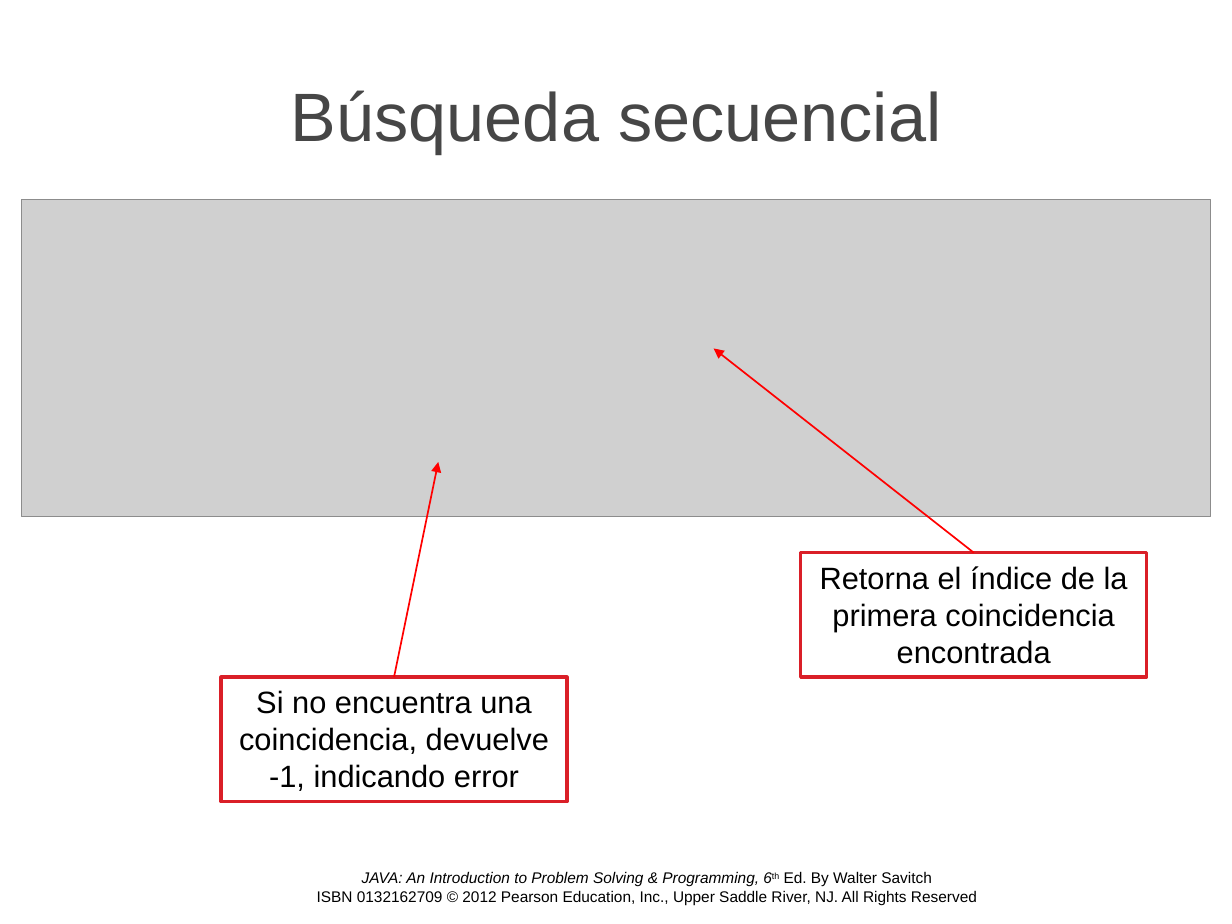
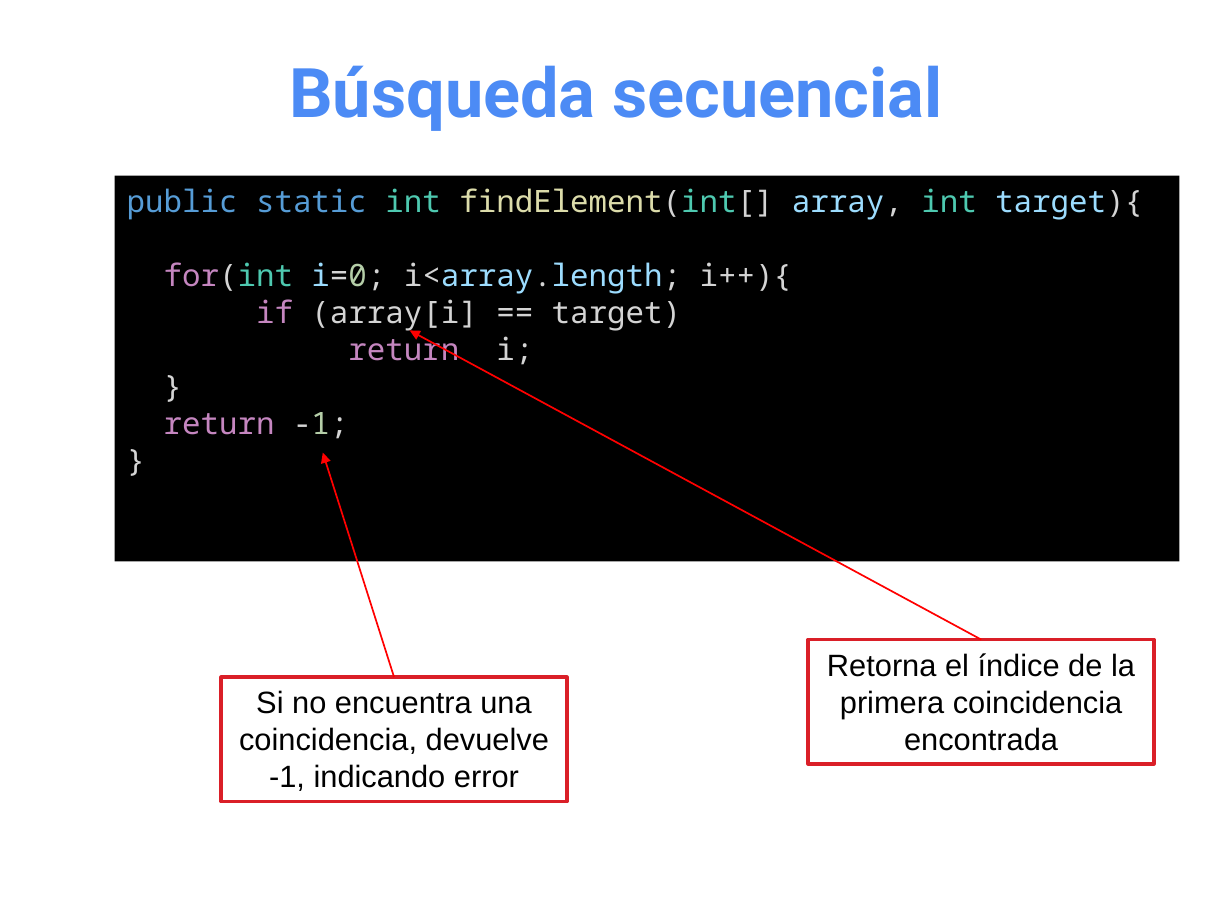
Before and after one commit to OMardil/INFO2, a slide deck: slide 8 of MOD02_Algoritmos_de_ordenamiento_y_busqueda/01 Presentacion/INFO2_MOD2-Ordenamiento_y_Busqueda.pptx (slide 7 before the commit). Drawn at 1232x924 pixels with LibreOffice and Linux fonts; fonts in the diff are those of the drawing; grey boxes stand for pictures; background and template pictures are left out. Boxes give left, top, right and bottom in pixels: in the first picture for what was removed or moved away, otherwise in the second. Text is boxed around its words. In the diff, an @@ line names an element or a change of style, - is before the commit and + after.

```diff
--- a/MOD02_Algoritmos_de_ordenamiento_y_busqueda/01 Presentacion/INFO2_MOD2-Ordenamiento_y_Busqueda.pptx
+++ b/MOD02_Algoritmos_de_ordenamiento_y_busqueda/01 Presentacion/INFO2_MOD2-Ordenamiento_y_Busqueda.pptx
@@ title "Búsqueda secuencial" at [289, 65, 943, 131]: font Arial to Roboto, text colour #464646 to #4C8BF5, bold on @@
@@ rectangle added at [115, 176, 1179, 562], fill #000000, 18 pt, text #D4D4D4 @@
+public static int findElement(int[] array, int target){
+for(int i=0; i<array.length; i++){
+if (array[i] == target)
+return i;
+}
+return -1;
+}
@@ picture removed at [21, 200, 1210, 516] @@
@@ arrow moved from (973, 553) - (713, 349) to (981, 639) - (410, 330) @@
@@ arrow moved from (394, 678) - (439, 462) to (394, 678) - (323, 452) @@
@@ rectangle "Retorna el índice de la ...": place and size @@
-rectangle "Retorna el índice de la ..." at [801, 553, 1147, 678]
+rectangle "Retorna el índice de la ..." at [808, 639, 1154, 764]
@@ text removed at [317, 871, 977, 905] @@
-JAVA: An Introduction to Problem Solving & Programming, 6th Ed. By Walter Savitch
-ISBN 0132162709 © 2012 Pearson Education, Inc., Upper Saddle River, NJ. All Rights Reserved
```
Also in this commit, not shown: 21 other slides changed, 2 slides added, 1 slide removed, 1 other file.
